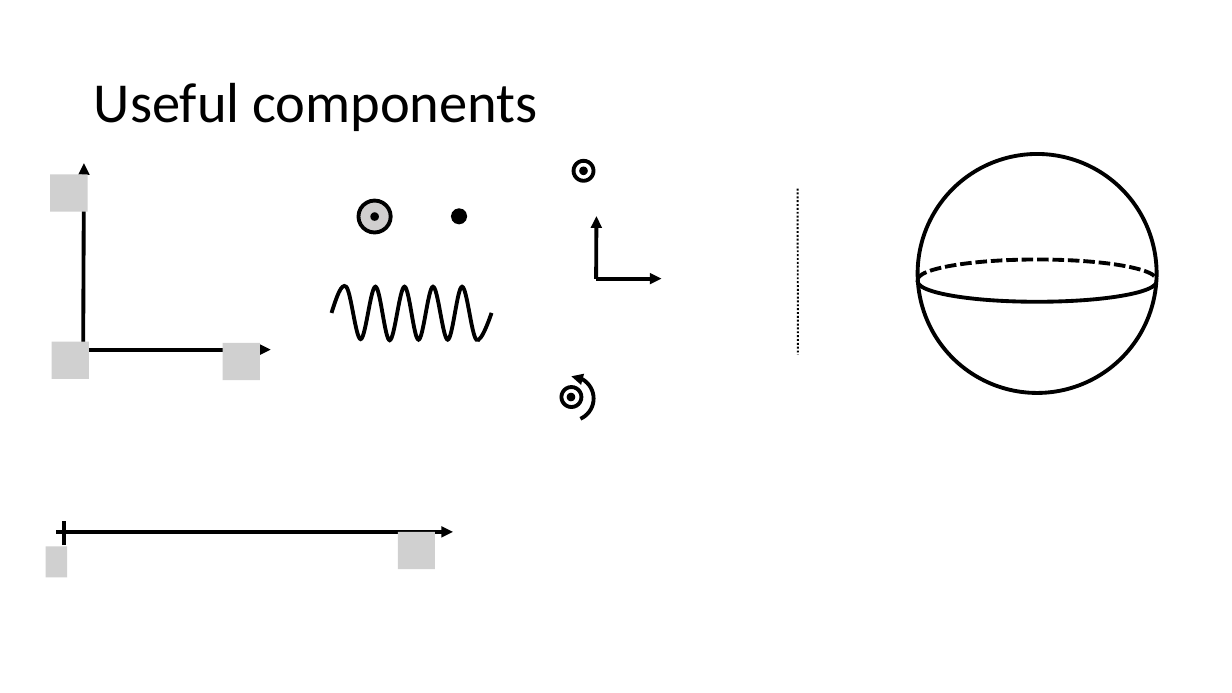
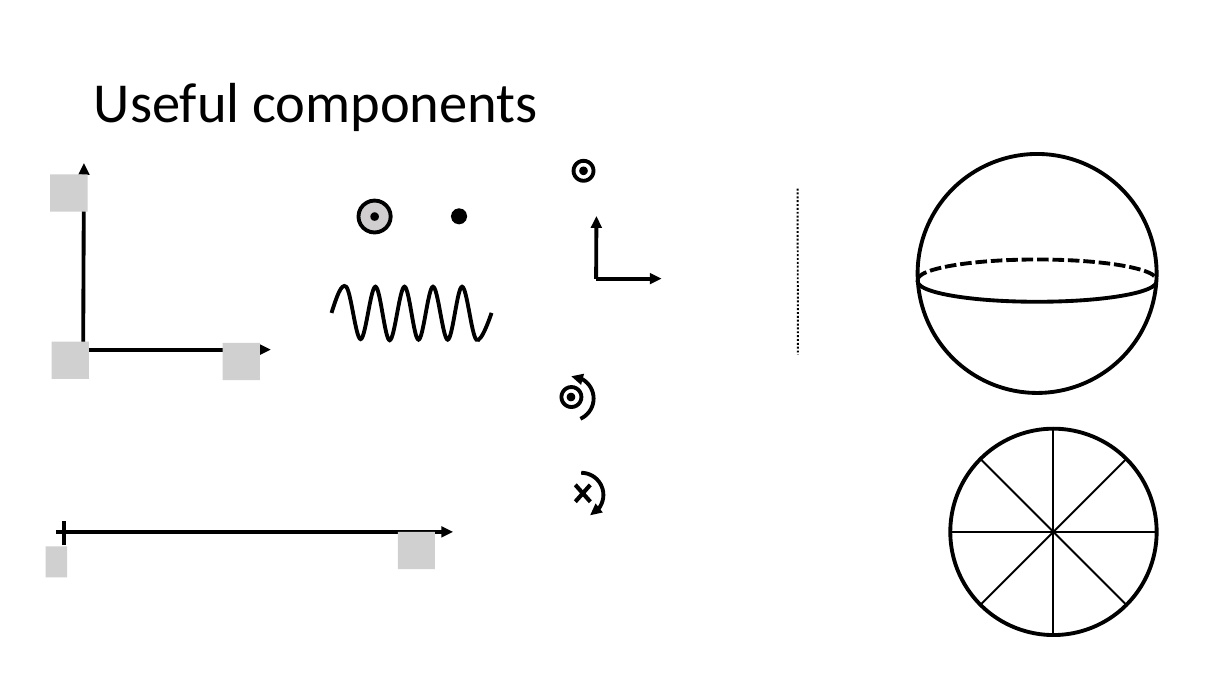
Before and after one commit to OSTP/PhysicsArtofModelling, a slide deck: slide 1 of tex/figures/AngularMomentumRolling/Figures.pptx. Drawn at 1232x693 pixels with LibreOffice and Linux fonts; fonts in the diff are those of the drawing; grey boxes stand for pictures; background and template pictures are left out. Boxes give left, top, right and bottom in pixels: in the first picture for what was removed or moved away, otherwise in the second. Text is boxed around its words. In the diff, an @@ line names an element or a change of style, - is before the commit and + after.

```diff
--- a/tex/figures/AngularMomentumRolling/Figures.pptx
+++ b/tex/figures/AngularMomentumRolling/Figures.pptx
@@ arc (boxed as its full ellipse) added at [559, 473, 604, 518], outline #000000 3 pt @@
@@ cross added at [571, 480, 595, 506], fill #000000, outline #000000 3 pt @@
@@ group added at [950, 429, 1157, 635]: 4 lines, 1 ellipse @@
```
Also in this commit, not shown: 1 other slide changed, 2 slides added, 7 other files.
